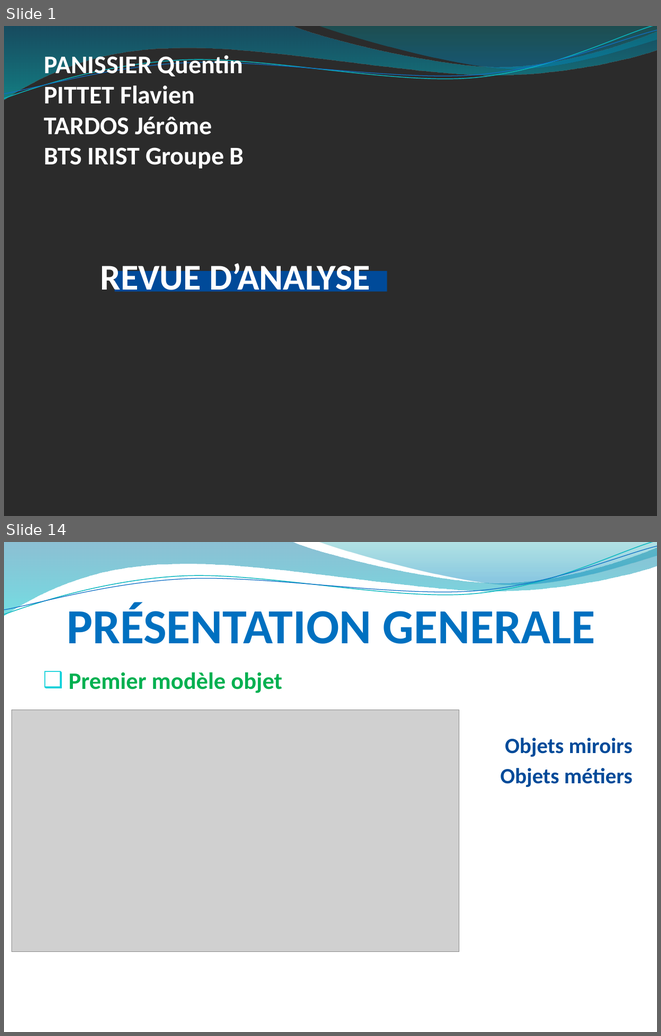
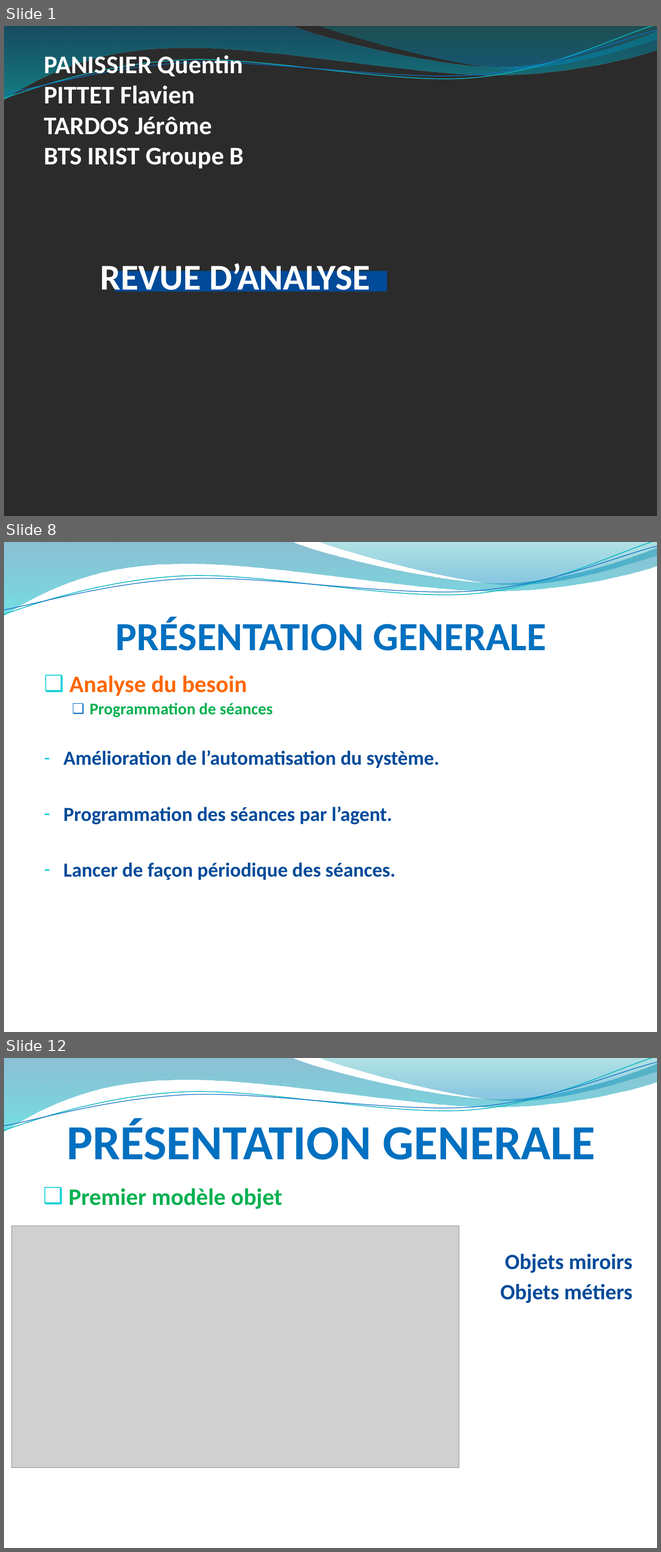
Before and after one commit to hardware/AscenseurPoissons, a slide deck: REVUES/REVUE ANALYSE/RevueAnalysePPT.pptx. Shown one above the other, each under a label of ours: slides 1 and 14 before the commit, slides 1, 8 and 12 after it; the slides between them are not shown. The pictures are 661x1036 and 661x1552 pixels, drawn with LibreOffice and Linux fonts; fonts in the diff are those of the drawing; grey boxes stand for pictures; background and template pictures are left out; a plain dark background stands for a picture behind light text. Boxes give left, top, right and bottom in pixels: in the first picture for what was removed or moved away, otherwise in the second. Text is boxed around its words. In the diff, an @@ line names an element or a change of style, - is before the commit and + after.

```diff
--- a/REVUES/REVUE ANALYSE/RevueAnalysePPT.pptx
+++ b/REVUES/REVUE ANALYSE/RevueAnalysePPT.pptx
@@ slide 8 added at bbox=[4, 542, 657, 1032], background picture (left out); not listed: 4 template elements that a slide beside it also shows @@
@@ title added at bbox=[115, 617, 546, 651], 44 pt, text #0070C0, bold @@
+PRÉSENTATION GENERALE
@@ text added at bbox=[63, 675, 440, 880], 22 pt, text #004A99, bold @@
+❑ Analyse du besoin
+  ❑ Programmation de séances
+– Amélioration de l’automatisation du système.
+– Programmation des séances par l’agent.
+– Lancer de façon périodique des séances.
@@ what was slide 14 is now slide 12 @@
```
Also in this commit, not shown: 9 slides changed, 3 slides removed.
